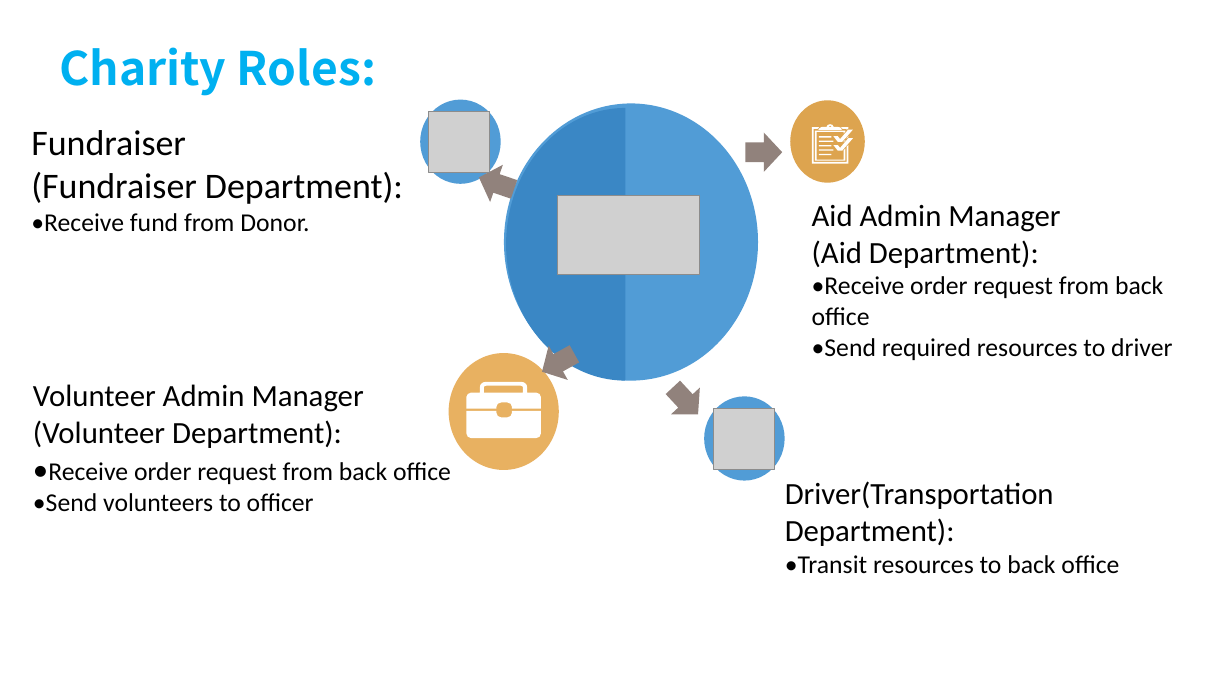
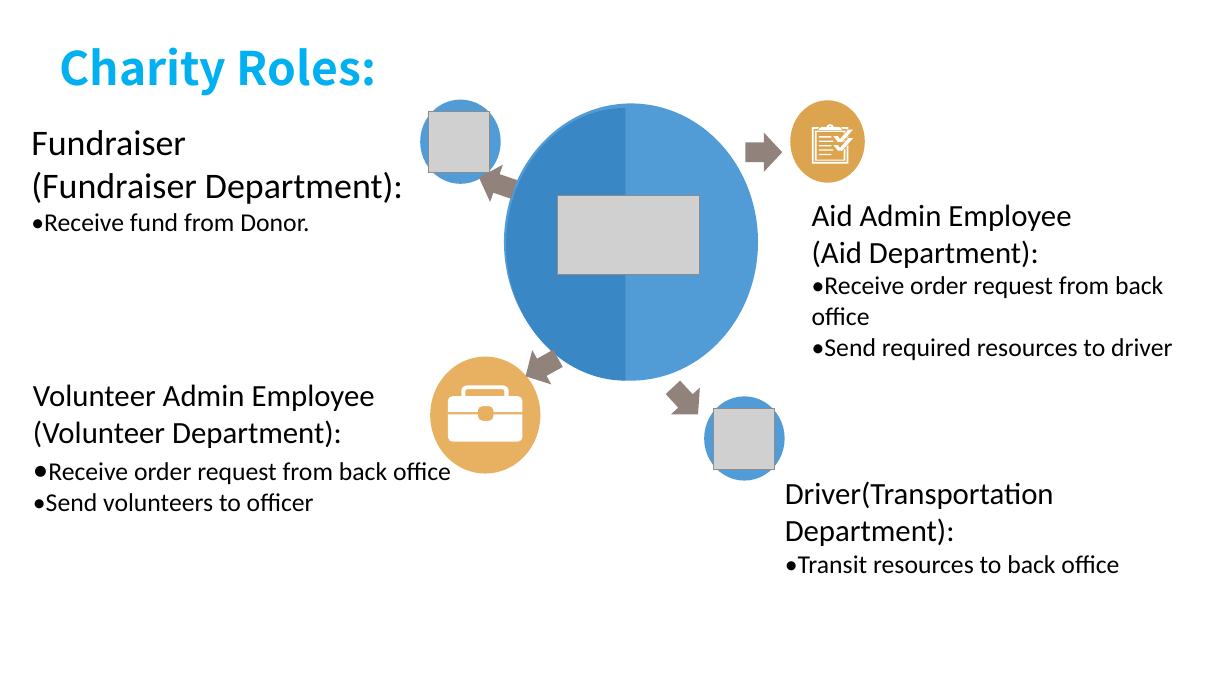
Before and after one commit to Andywu1/Group_Zeta, a slide deck: slide 13 of Zeta final project ppt2.0.ppt. Drawn at 1232x693 pixels with LibreOffice and Linux fonts; fonts in the diff are those of the drawing; grey boxes stand for pictures; background and template pictures are left out. Boxes give left, top, right and bottom in pixels: in the first picture for what was removed or moved away, otherwise in the second. Text is boxed around its words. In the diff, an @@ line names an element or a change of style, - is before the commit and + after.

```diff
--- a/Zeta final project ppt2.0.ppt
+++ b/Zeta final project ppt2.0.ppt
@@ text at [812, 204, 1071, 231]: text changed @@
-Aid Admin Manager
+Aid Admin Employee
@@ right arrow: place and size @@
-right arrow at [532, 336, 584, 389]
+right arrow at [515, 341, 567, 393]
@@ text at [33, 384, 375, 411]: text changed @@
-Volunteer Admin Manager
+Volunteer Admin Employee
@@ 2 freeform shapes, 1 ellipse: place and size @@
-2 freeform shapes, 1 ellipse at [449, 353, 559, 470]
+2 freeform shapes, 1 ellipse at [430, 356, 540, 474]
```
Also in this commit, not shown: 2 other slides changed.
